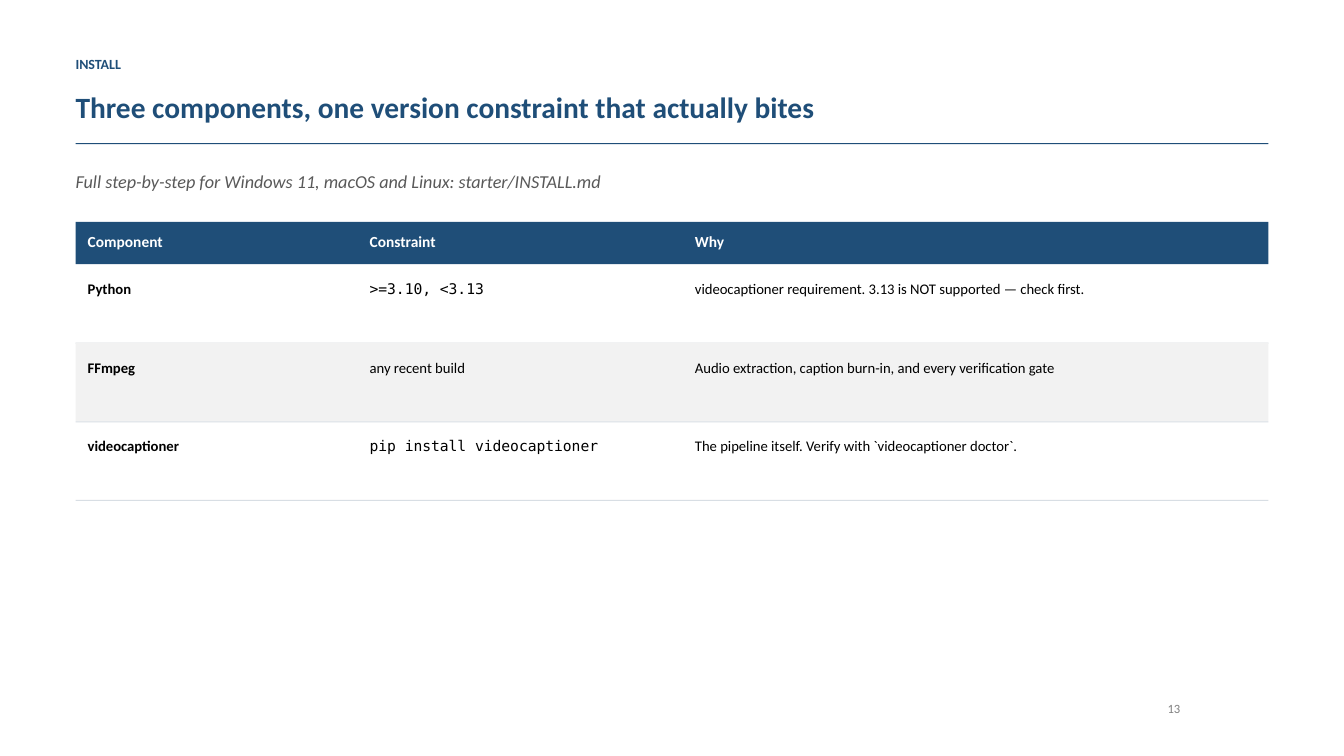
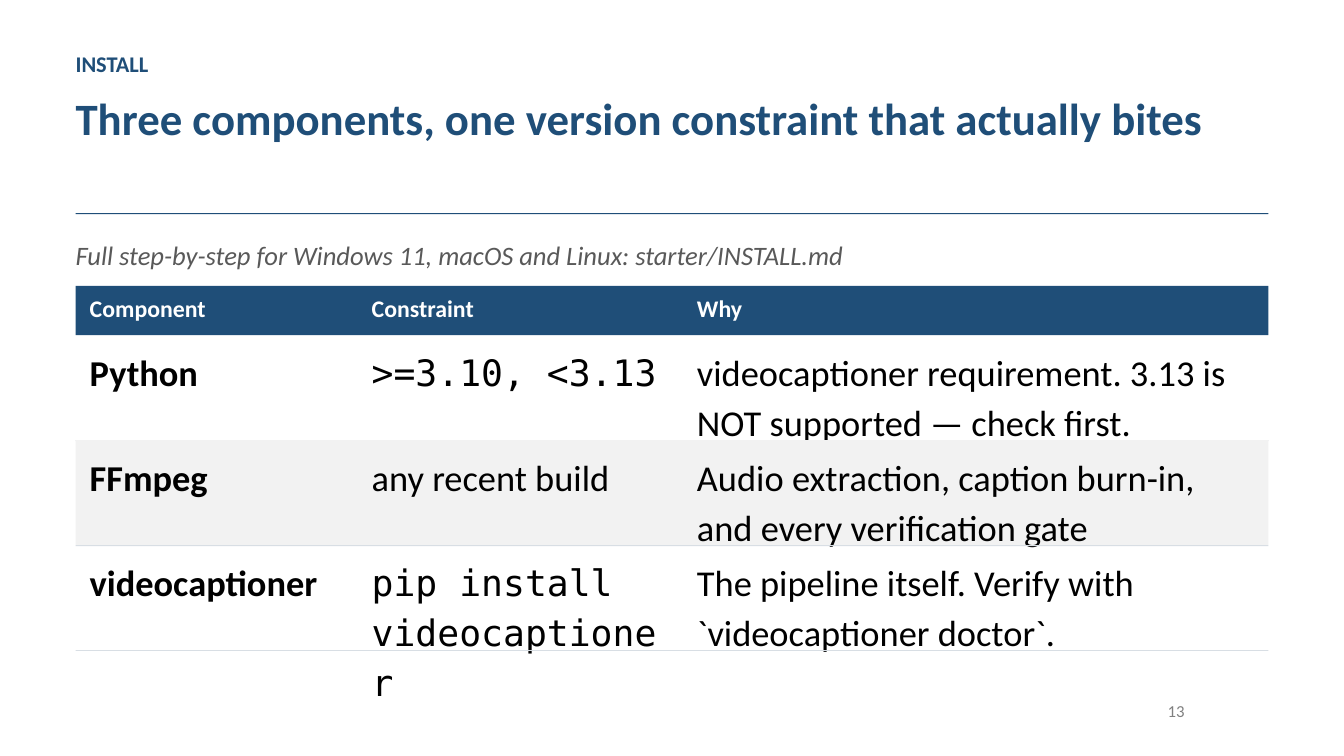
Before and after one commit to mikelix/gstack-tutorial-3, a slide deck: slide 14 of dist/gstack-tutorial-3_EN.pptx. Drawn at 1344x756 pixels with LibreOffice and Linux fonts; fonts in the diff are those of the drawing. Boxes give left, top, right and bottom in pixels: in the first picture for what was removed or moved away, otherwise in the second. Text is boxed around its words. In the diff, an @@ line names an element or a change of style, - is before the commit and + after.

```diff
--- a/dist/gstack-tutorial-3_EN.pptx
+++ b/dist/gstack-tutorial-3_EN.pptx
@@ text "INSTALL" at box(76, 57, 149, 72): size 10 to 16 pt @@
@@ text "Three components, one version constraint ..." at box(76, 103, 1201, 142): size 21 to 32 pt; line spacing 1.05 to 1.08 @@
@@ text "Full step-by-step for Windows 11, ...": place and size @@
-text "Full step-by-step for Windows 11, ..." at box(76, 175, 601, 191)
+text "Full step-by-step for Windows 11, ..." at box(76, 246, 842, 270)
@@ text "Full step-by-step for Windows 11, ..." at box(76, 246, 842, 270): size 13 to 19 pt @@
@@ rectangle: place and size @@
-rectangle at box(76, 143, 1268, 144)
+rectangle at box(76, 213, 1268, 214)
@@ rectangle: place and size @@
-rectangle at box(76, 222, 1268, 264)
+rectangle at box(76, 286, 1268, 336)
@@ size 11 to 17 pt in 3 elements at box(697, 300, 742, 321), box(372, 300, 474, 317), box(90, 301, 206, 321) @@
@@ text "Component": place and size @@
-text "Component" at box(88, 237, 163, 250)
+text "Component" at box(90, 301, 206, 321)
@@ text "Constraint": place and size @@
-text "Constraint" at box(370, 236, 436, 247)
+text "Constraint" at box(372, 300, 474, 317)
@@ text "Why": place and size @@
-text "Why" at box(695, 236, 724, 250)
+text "Why" at box(697, 300, 742, 321)
@@ text "Python": place and size @@
-text "Python" at box(88, 283, 131, 297)
+text "Python" at box(90, 360, 198, 392)
@@ text ">=3.10, <3.13": place and size @@
-text ">=3.10, <3.13" at box(370, 283, 484, 296)
+text ">=3.10, <3.13" at box(372, 359, 657, 391)
@@ text "videocaptioner requirement. 3.13 is NOT ...": place and size @@
-text "videocaptioner requirement. 3.13 is NOT ..." at box(695, 283, 1085, 297)
+text "videocaptioner requirement. 3.13 is NOT ..." at box(697, 360, 1226, 440)
@@ rectangle: place and size @@
-rectangle at box(76, 343, 1268, 344)
+rectangle at box(76, 441, 1268, 442)
@@ rectangle: place and size @@
-rectangle at box(76, 343, 1268, 421)
+rectangle at box(76, 441, 1268, 545)
@@ text "FFmpeg": place and size @@
-text "FFmpeg" at box(88, 363, 135, 376)
+text "FFmpeg" at box(90, 467, 208, 497)
@@ text "any recent build": place and size @@
-text "any recent build" at box(370, 362, 465, 376)
+text "any recent build" at box(372, 465, 609, 497)
@@ text "Audio extraction, caption burn-in, and ...": place and size @@
-text "Audio extraction, caption burn-in, and ..." at box(695, 362, 1054, 376)
+text "Audio extraction, caption burn-in, and ..." at box(697, 465, 1195, 548)
@@ rectangle: place and size @@
-rectangle at box(76, 421, 1268, 422)
+rectangle at box(76, 545, 1268, 546)
@@ size 10.5 to 26 pt in 9 elements at box(697, 360, 1226, 440), box(372, 359, 657, 391), box(90, 360, 198, 392), box(697, 465, 1195, 548), box(372, 465, 609, 497), box(90, 467, 208, 497), box(697, 570, 1134, 647), box(372, 568, 930, 652), box(90, 570, 318, 602) @@
@@ text "videocaptioner": place and size @@
-text "videocaptioner" at box(88, 440, 179, 454)
+text "videocaptioner" at box(90, 570, 318, 602)
@@ text "pip install videocaptioner": place and size @@
-text "pip install videocaptioner" at box(370, 439, 598, 454)
+text "pip install videocaptioner" at box(372, 568, 930, 652)
@@ text "The pipeline itself. Verify with ...": place and size @@
-text "The pipeline itself. Verify with ..." at box(695, 440, 1017, 454)
+text "The pipeline itself. Verify with ..." at box(697, 570, 1134, 647)
@@ rectangle: place and size @@
-rectangle at box(76, 500, 1268, 501)
+rectangle at box(76, 650, 1268, 651)
@@ text "13" at box(1168, 706, 1185, 717): size 9 to 12 pt @@
```
Also in this commit, not shown: 30 other slides changed, 4 other files.
